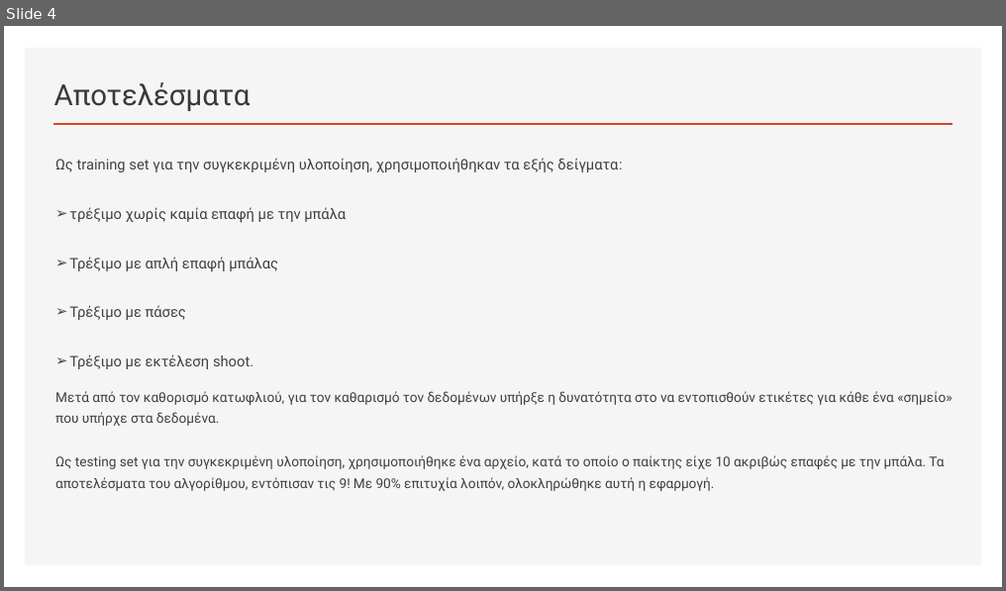
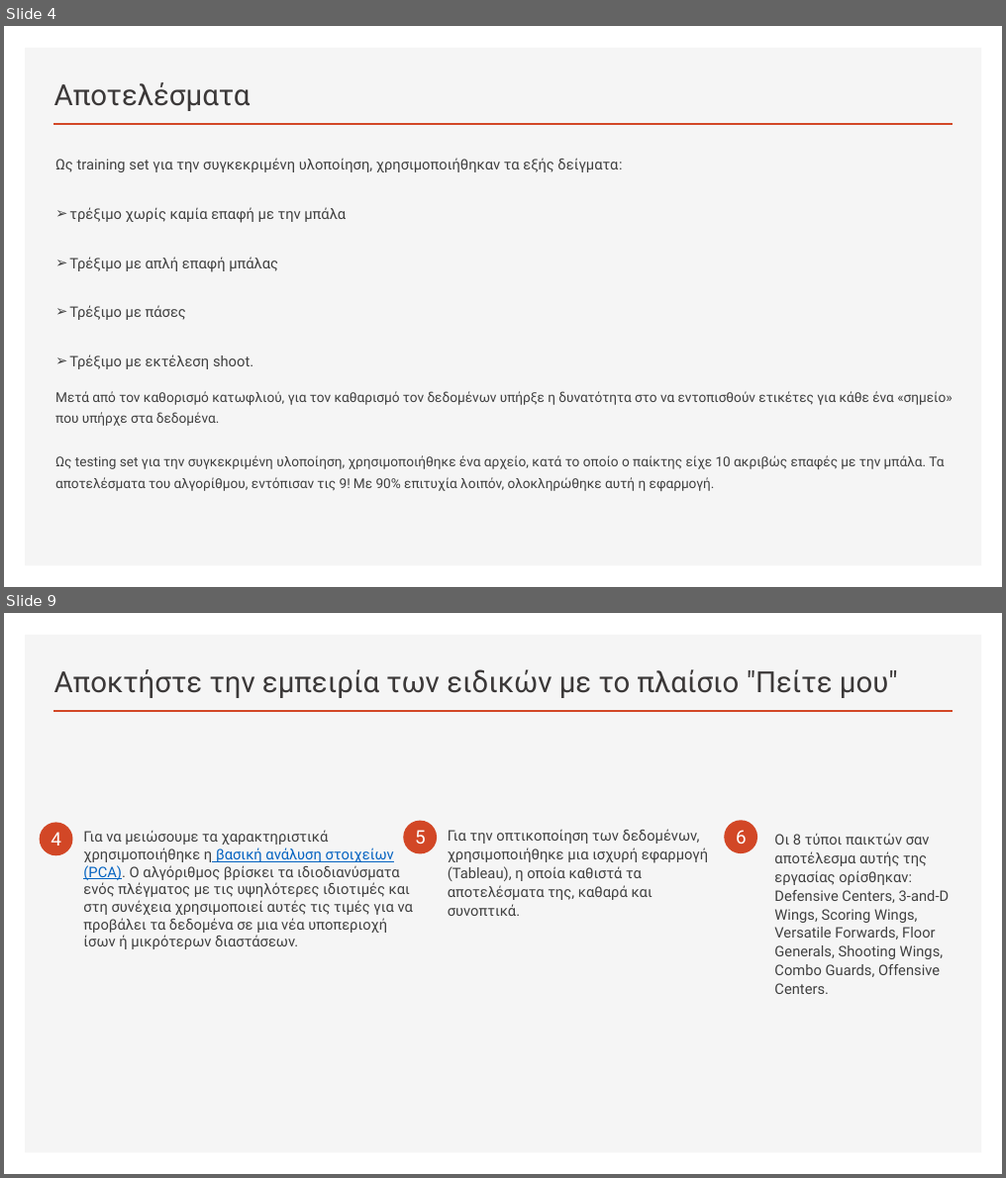
Before and after one commit to nikosbampis/Machine-Learning, a slide deck: machine-learning-12-13.pptx. Shown one above the other, each under a label of ours: slide 4 before the commit, slides 4 and 9 after it; the slides between them are not shown. The pictures are 1006x591 and 1006x1178 pixels, drawn with LibreOffice and Linux fonts; fonts in the diff are those of the drawing. Boxes give left, top, right and bottom in pixels: in the first picture for what was removed or moved away, otherwise in the second. Text is boxed around its words. In the diff, an @@ line names an element or a change of style, - is before the commit and + after.

```diff
--- a/machine-learning-12-13.pptx
+++ b/machine-learning-12-13.pptx
@@ slide 9 added at [4,613,1002,1174], background #FFFFFF; not listed: 2 template elements that a slide beside it also shows @@
@@ title added at [54,669,898,698], 28 pt, text #3B3838 @@
+Αποκτήστε την εμπειρία των ειδικών με το πλαίσιο "Πείτε μου"
@@ ellipse added at [403,820,437,854], fill #D24726 @@
@@ ellipse added at [724,820,757,854], fill #D24726 @@
@@ ellipse added at [40,823,73,857], fill #D24726 @@
@@ text added at [51,832,61,846], 18 pt, text #FFFFFF @@
+4
@@ text added at [83,830,413,950], 14 pt, text #404040 @@
+Για να μειώσουμε τα χαρακτηριστικά χρησιμοποιήθηκε η βασική ανάλυση στοιχείων (PCA). Ο αλγόριθμος βρίσκει τα ιδιοδιανύσματα ενός πλέγματος με τις υψηλότερες ιδιοτιμές και στη συνέχεια χρησιμοποιεί αυτές τις τιμές για να προβάλει τα δεδομένα σε μια νέα υποπεριοχή ίσων ή μικρότερων διαστάσεων.
@@ text added at [415,830,426,844], 18 pt, text #FFFFFF @@
+5
@@ text added at [448,829,708,916], 14 pt, text #404040 @@
+Για την οπτικοποίηση των δεδομένων, χρησιμοποιήθηκε μια ισχυρή εφαρμογή (Tableau), η οποία καθιστά τα αποτελέσματα της, καθαρά και συνοπτικά.
@@ text added at [736,830,746,844], 18 pt, text #FFFFFF @@
+6
@@ text added at [774,833,948,994], 14 pt, text #404040 @@
+Οι 8 τύποι παικτών σαν αποτέλεσμα αυτής της εργασίας ορίσθηκαν: Defensive Centers, 3-and-D Wings, Scoring Wings, Versatile Forwards, Floor Generals, Shooting Wings, Combo Guards, Offensive Centers.
```
Also in this commit, not shown: 4 slides changed, 3 other slides added, 5 slides removed.
